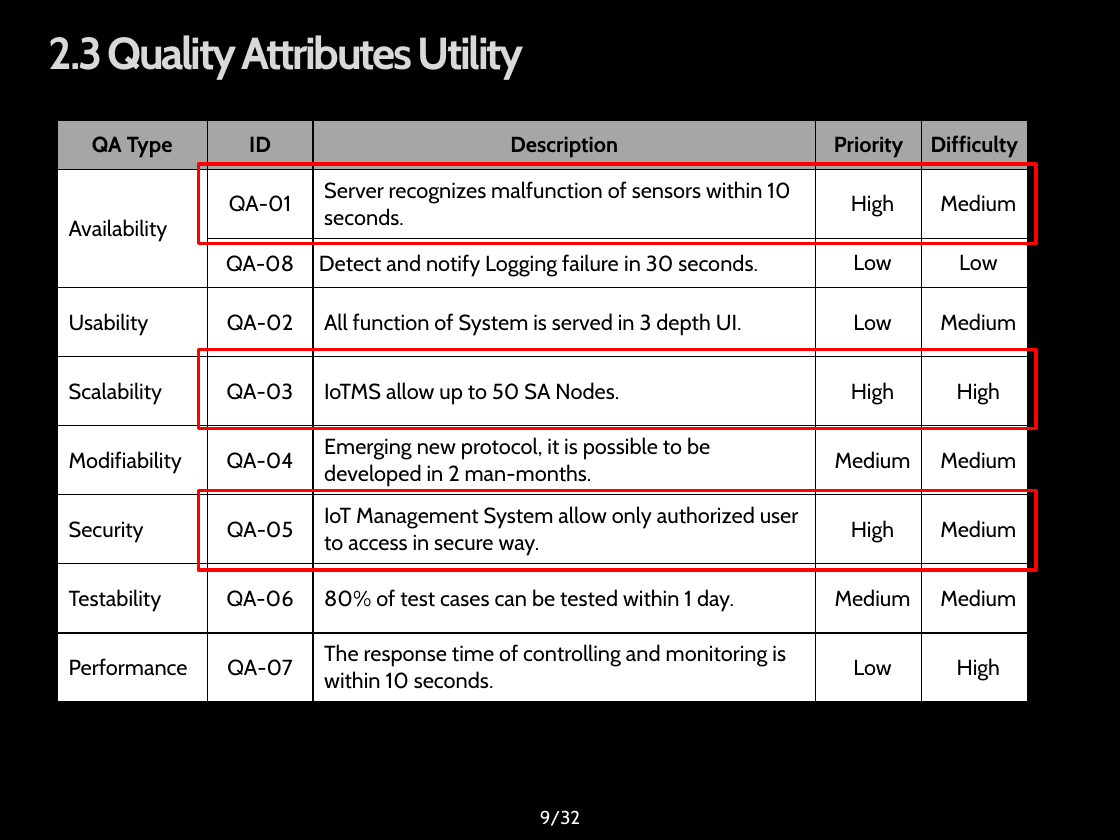
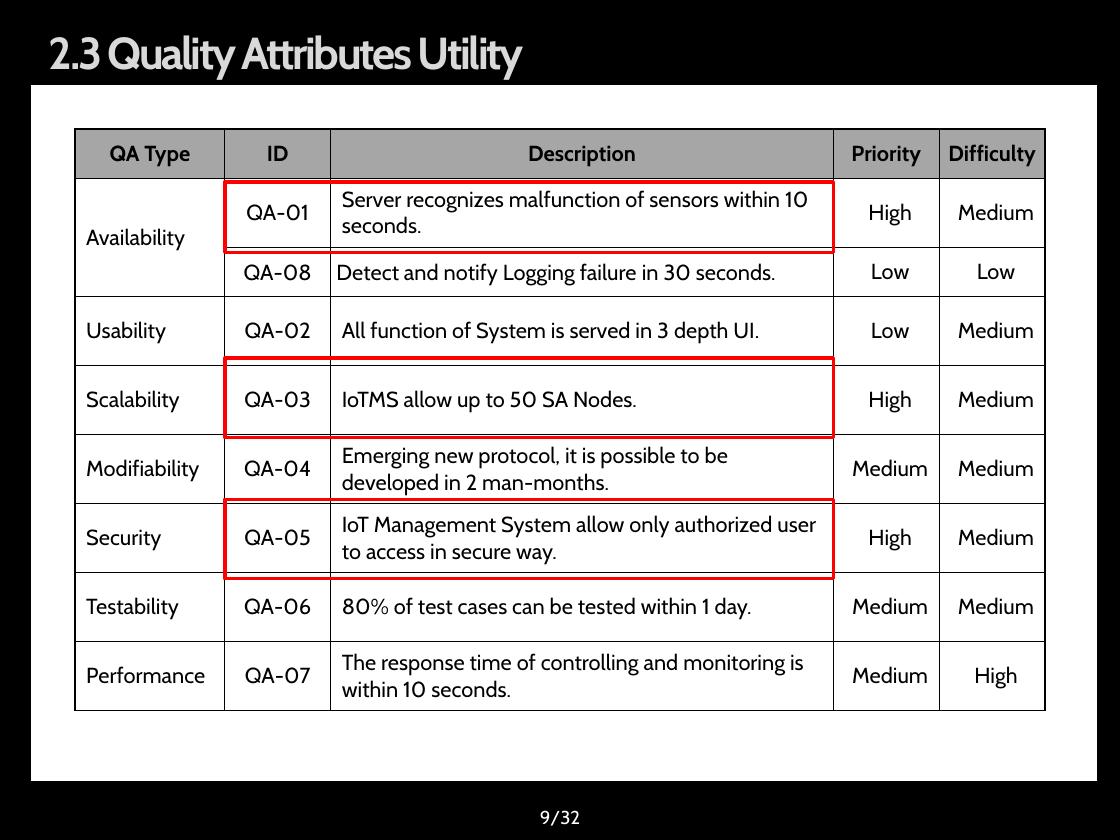
Before and after one commit to youkkwon/smarthome, a slide deck: slide 9 of doc/Docs/IoT System Final Presentation_0624.pptx. Drawn at 1120x840 pixels with LibreOffice and Linux fonts; fonts in the diff are those of the drawing; background and template pictures are left out. Boxes give left, top, right and bottom in pixels: in the first picture for what was removed or moved away, otherwise in the second. Text is boxed around its words. In the diff, an @@ line names an element or a change of style, - is before the commit and + after.

```diff
--- a/doc/Docs/IoT System Final Presentation_0624.pptx
+++ b/doc/Docs/IoT System Final Presentation_0624.pptx
@@ rectangle added at <box>31,85,1099,782</box>, fill #FFFFFF, outline #000000 0.75 pt @@
@@ table at <box>75,129,1044,711</box> @@
-row 5, column 5: High
+row 5, column 5: Medium
-row 9, column 4: Low
+row 9, column 4: Medium
@@ table: place and size @@
-table at <box>57,120,1026,702</box>
+table at <box>75,129,1044,711</box>
@@ rectangle: place and size @@
-rectangle at <box>198,165,1036,244</box>
+rectangle at <box>225,181,833,252</box>
@@ rectangle: place and size @@
-rectangle at <box>198,349,1036,429</box>
+rectangle at <box>225,358,833,438</box>
@@ rectangle: place and size @@
-rectangle at <box>198,491,1036,570</box>
+rectangle at <box>225,500,833,579</box>
```
Also in this commit, not shown: 27 other slides changed.
